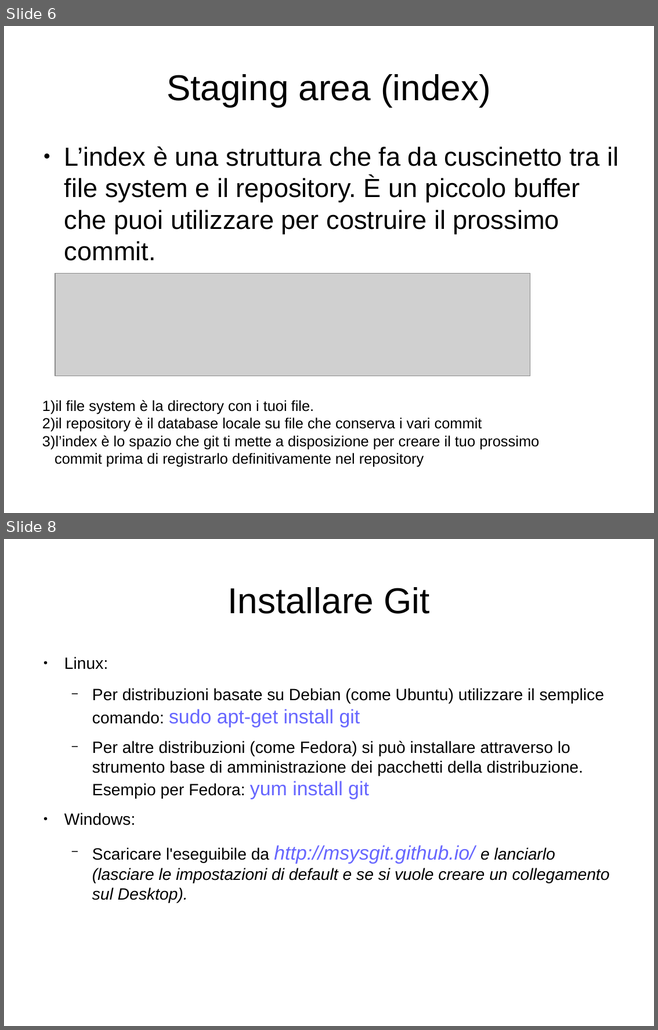
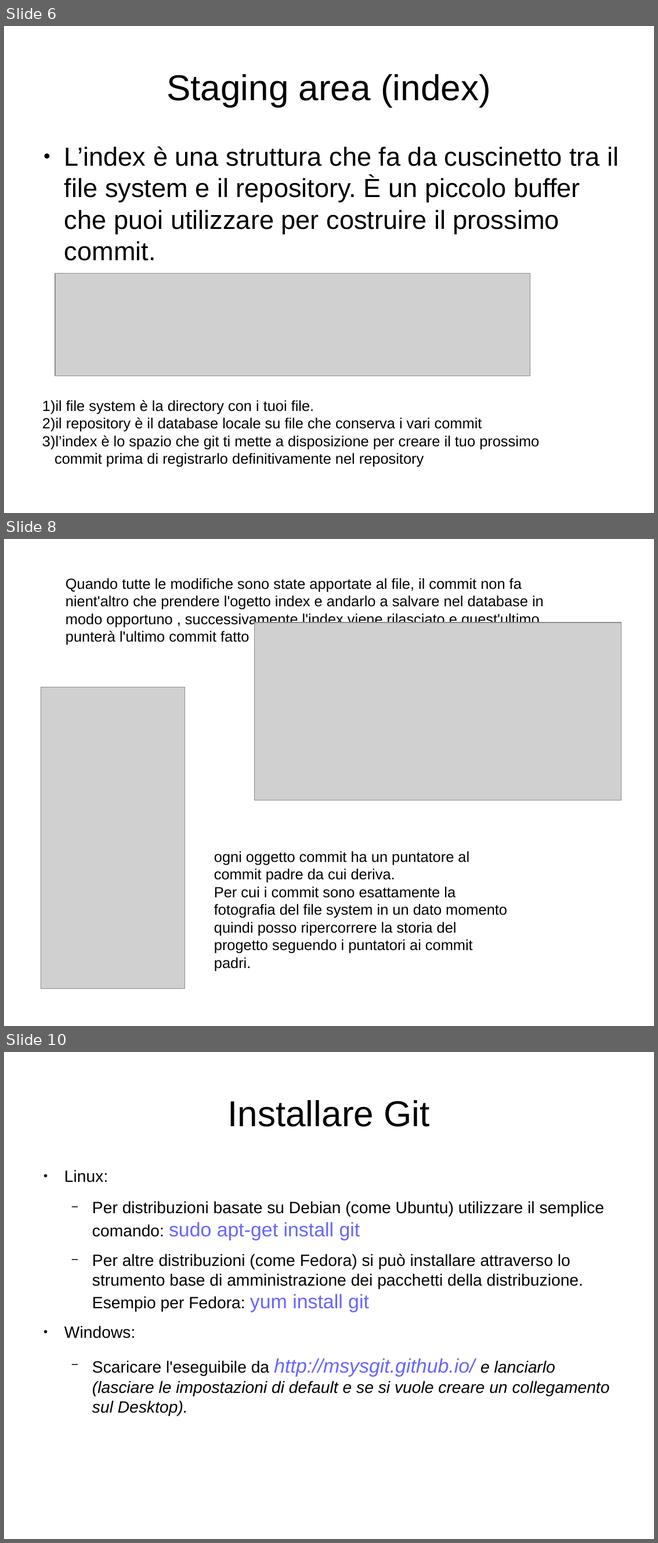
Before and after one commit to GioeleCicchini/Git-Presentation, a slide deck: presentazione git.odp. Shown one above the other, each under a label of ours: slides 6 and 8 before the commit, slides 6, 8 and 10 after it; the slides between them are not shown. The pictures are 658x1030 and 658x1543 pixels, drawn with LibreOffice and Linux fonts; fonts in the diff are those of the drawing; grey boxes stand for pictures. Boxes give left, top, right and bottom in pixels: in the first picture for what was removed or moved away, otherwise in the second. Text is boxed around its words. In the diff, an @@ line names an element or a change of style, - is before the commit and + after.

```diff
--- a/presentazione git.odp
+++ b/presentazione git.odp
@@ slide 8 added at [4, 539, 654, 1026], background #FFFFFF @@
@@ text added at [65, 578, 543, 645], 18 pt, text #000000 @@
+Quando tutte le modifiche sono state apportate al file, il commit non fa nient'altro che prendere l'ogetto index e andarlo a salvare nel database in modo opportuno , successivamente l'index viene rilasciato e quest'ultimo punterà l'ultimo commit fatto
@@ picture added at [255, 623, 621, 801] @@
@@ picture added at [41, 687, 185, 989] @@
@@ text added at [214, 851, 507, 971], 18 pt, text #000000 @@
+ogni oggetto commit ha un puntatore al commit padre da cui deriva.
+Per cui i commit sono esattamente la fotografia del file system in un dato momento quindi posso ripercorrere la storia del progetto seguendo i puntatori ai commit padri.
@@ what was slide 8 is now slide 10 @@
```
Also in this commit, not shown: 1 slide changed, 1 other slide added, 1 other file.
